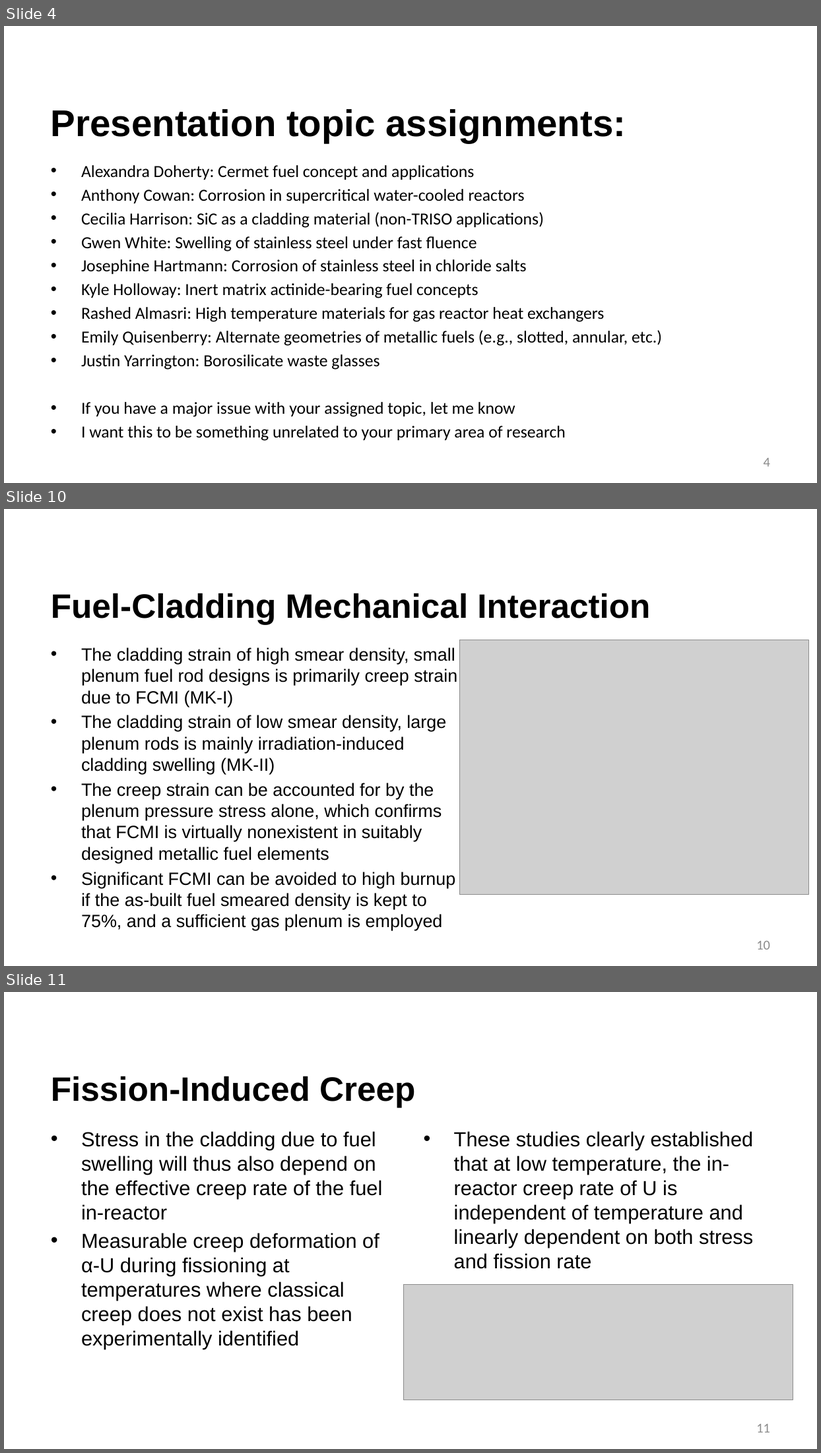
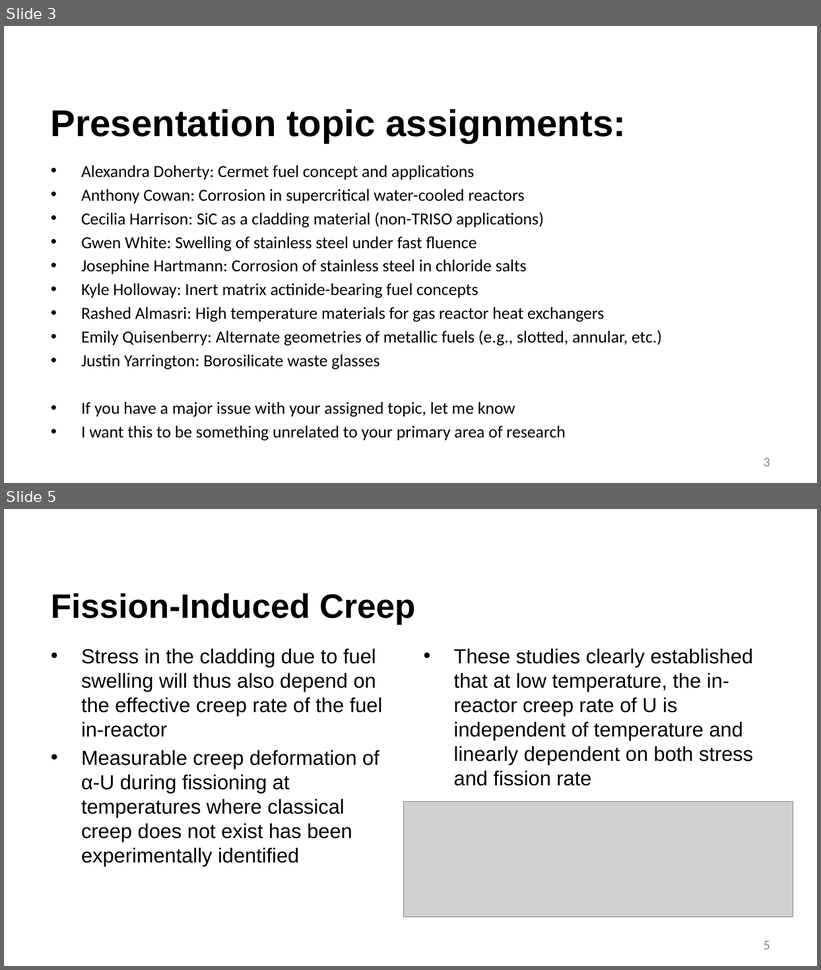
Before and after one commit to benbeeler/TEACHING, a slide deck: Advanced Reactor Materials/Fall2026/Lec10_SFRs.pptx. Shown one above the other, each under a label of ours: slides 4, 10 and 11 before the commit, slides 3 and 5 after it; the slides between them are not shown. The pictures are 821x1453 and 821x970 pixels, drawn with LibreOffice and Linux fonts; fonts in the diff are those of the drawing; grey boxes stand for pictures; background and template pictures are left out. Boxes give left, top, right and bottom in pixels: in the first picture for what was removed or moved away, otherwise in the second. Text is boxed around its words. In the diff, an @@ line names an element or a change of style, - is before the commit and + after.

```diff
--- a/Advanced Reactor Materials/Fall2026/Lec10_SFRs.pptx
+++ b/Advanced Reactor Materials/Fall2026/Lec10_SFRs.pptx
@@ slide 10 removed at <box>4,509,817,966</box>, background #FFFFFF @@
@@ title removed at <box>51,593,650,625</box> @@
-Fuel-Cladding Mechanical Interaction
@@ picture removed at <box>459,640,809,894</box> @@
@@ text removed at <box>81,648,457,928</box> @@
-• The cladding strain of high smear density, small plenum fuel rod designs is primarily creep strain due to FCMI (MK-I)
-• The cladding strain of low smear density, large plenum rods is mainly irradiation-induced cladding swelling (MK-II)
-• The creep strain can be accounted for by the plenum pressure stress alone, which confirms that FCMI is virtually nonexistent in suitably designed metallic fuel elements
-• Significant FCMI can be avoided to high burnup if the as-built fuel smeared density is kept to 75%, and a sufficient gas plenum is employed
@@ page number removed at <box>756,941,770,950</box> @@
-10
@@ what was slide 4 is now slide 3 @@
@@ page number at <box>764,458,770,467</box>: text changed @@
-4
+3
@@ what was slide 11 is now slide 5 @@
@@ page number at <box>764,941,770,950</box>: text changed @@
-11
+5
```
Also in this commit, not shown: 2 slides changed, 5 other slides removed, 6 other files.
